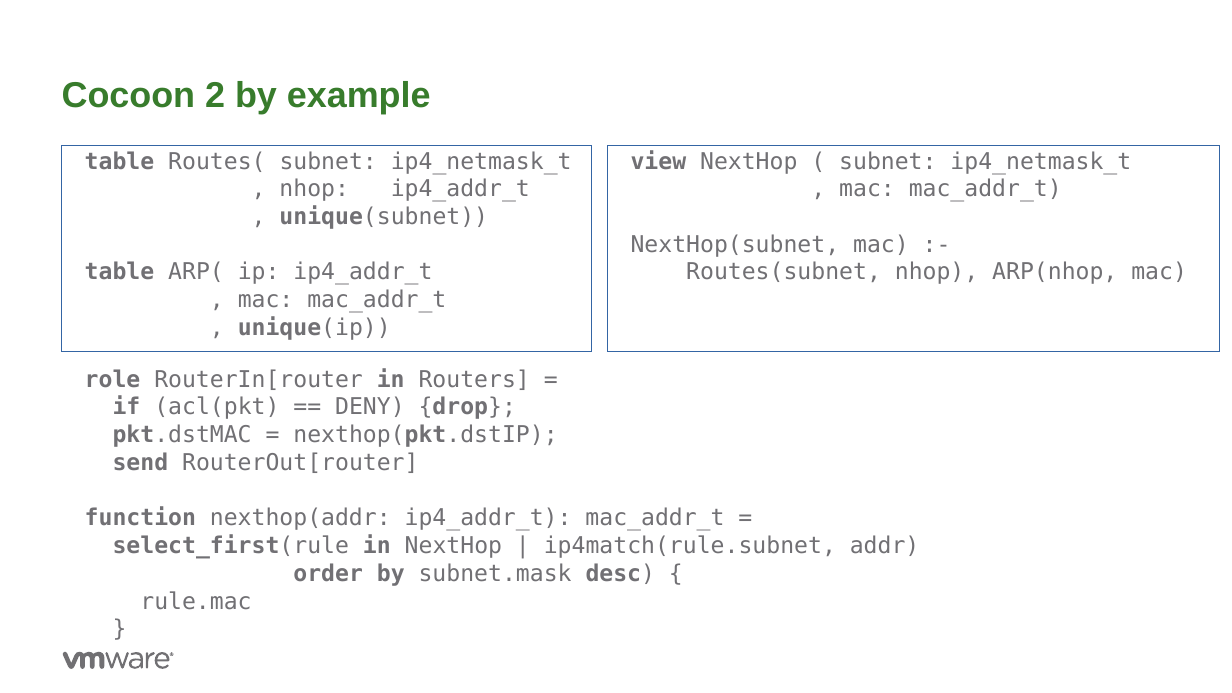
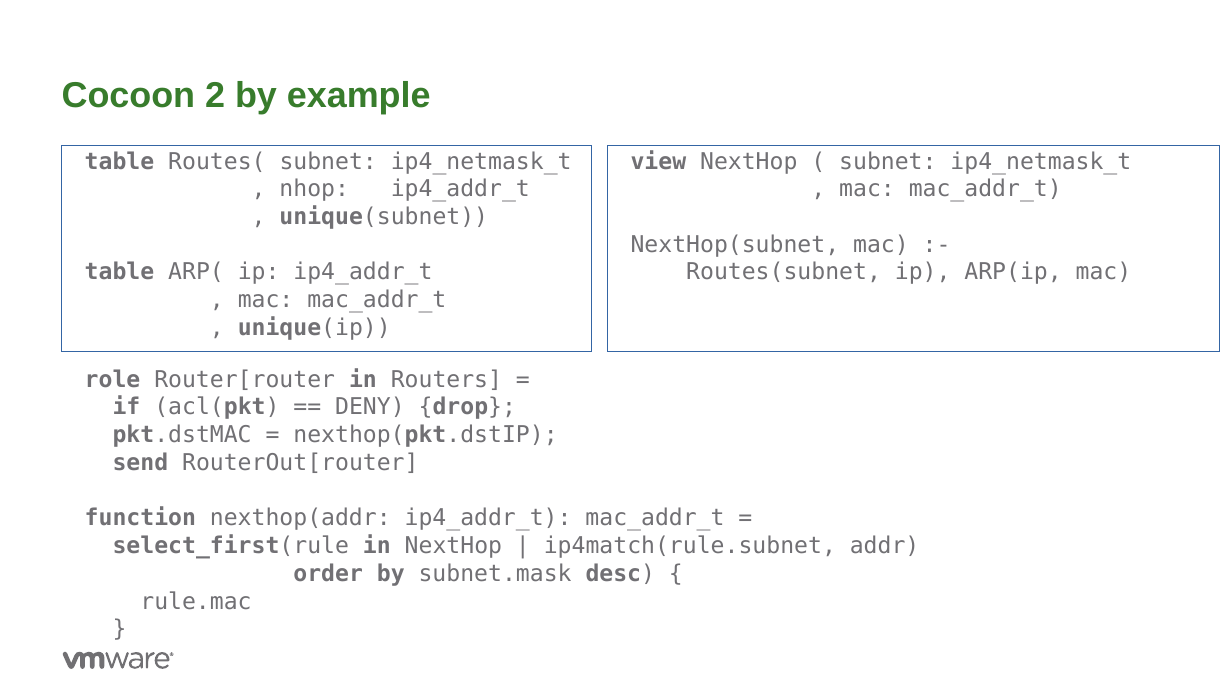
Before and after one commit to ryzhyk/cocoon, a slide deck: slide 10 of doc/wnv17/cocoon.odp. Drawn at 1232x693 pixels with LibreOffice and Linux fonts; fonts in the diff are those of the drawing; background and template pictures are left out. Boxes give left, top, right and bottom in pixels: in the first picture for what was removed or moved away, otherwise in the second. Text is boxed around its words. In the diff, an @@ line names an element or a change of style, - is before the commit and + after.

```diff
--- a/doc/wnv17/cocoon.odp
+++ b/doc/wnv17/cocoon.odp
@@ text at <box>686,261,1132,284</box>: text changed @@
-Routes(subnet, nhop), ARP(nhop, mac)
+Routes(subnet, ip), ARP(ip, mac)
@@ text at <box>85,368,502,390</box>: text changed @@
-role RouterIn[router in Routers] =
+role Router[router in Routers] =
```
Also in this commit, not shown: 4 other slides changed.
